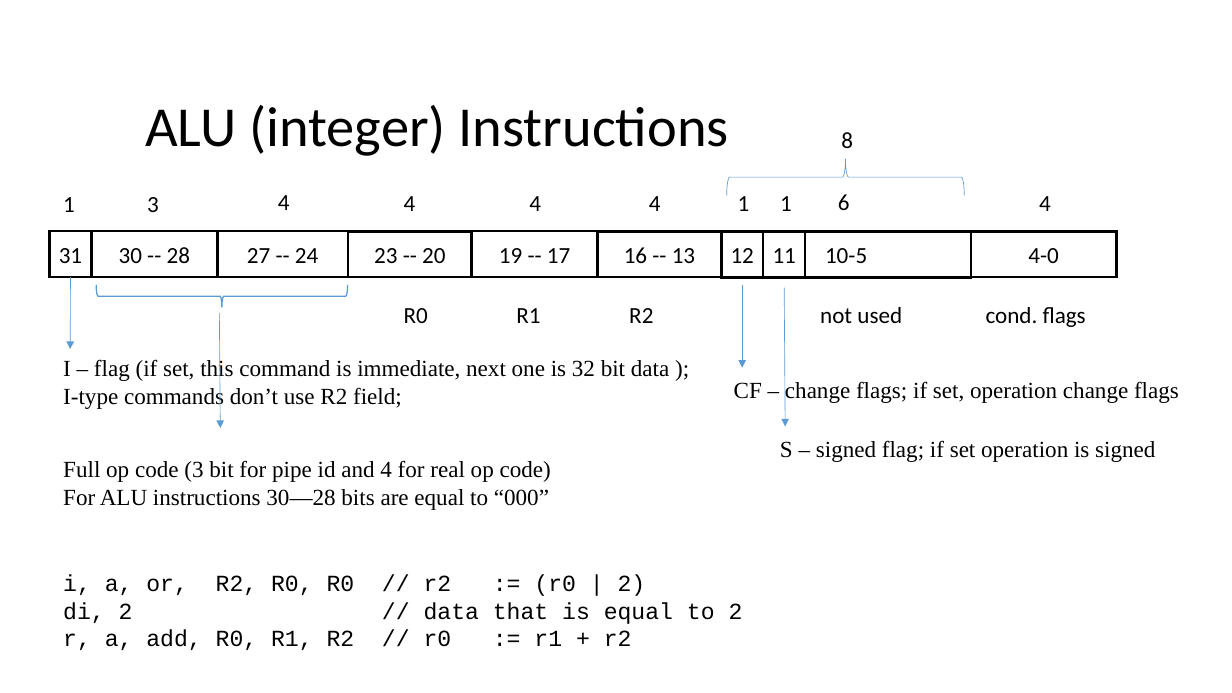
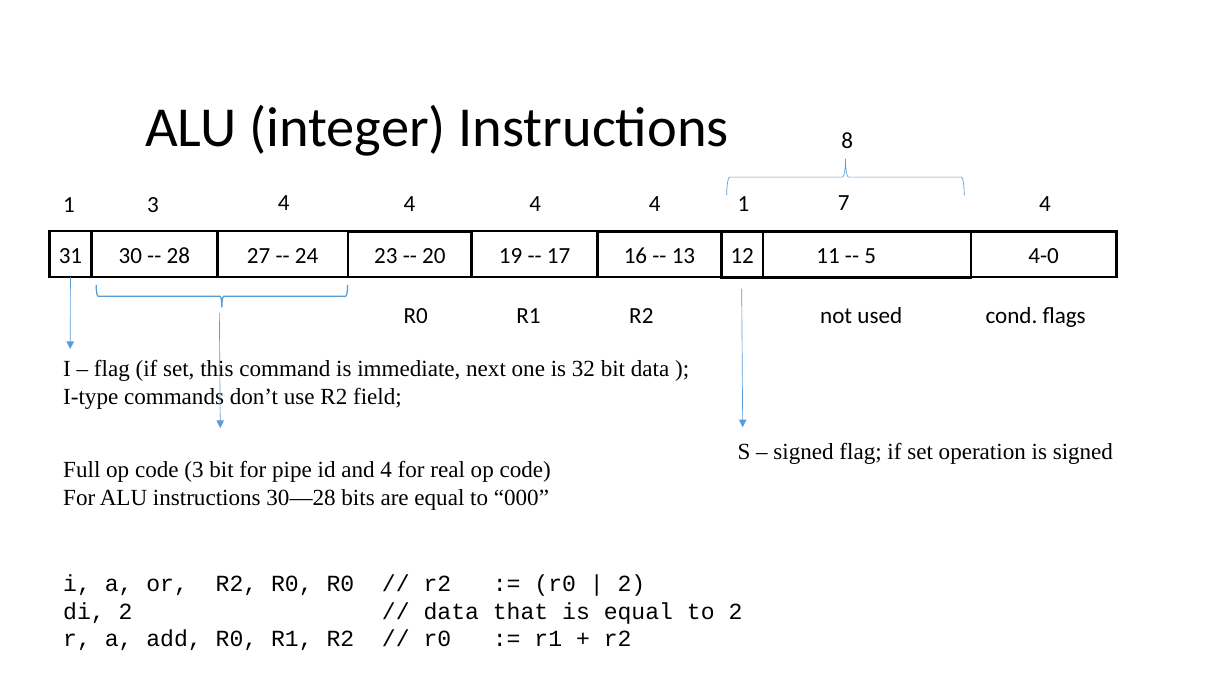
Before and after one commit to FROL256/argon-cpu, a slide deck: slide 2 of DOC/01_isa_encoding.pptx. Drawn at 1232x693 pixels with LibreOffice and Linux fonts; fonts in the diff are those of the drawing. Boxes give left, top, right and bottom in pixels: in the first picture for what was removed or moved away, otherwise in the second. Text is boxed around its words. In the diff, an @@ line names an element or a change of style, - is before the commit and + after.

Commit message:
remove cf flag; introduce cmp command instead;

```diff
--- a/DOC/01_isa_encoding.pptx
+++ b/DOC/01_isa_encoding.pptx
@@ text removed at [780,196,792,211] @@
-1
@@ text at [838,195,850,210]: text changed @@
-6
+7
@@ rectangle removed at [763,231,805,276] @@
-11
@@ text in rectangle at [816,248,876,263]: text changed @@
-10-5
+11 -- 5
@@ arrow moved from (785, 287) - (786, 427) to (742, 288) - (743, 427) @@
@@ arrow removed from (742, 286) to (742, 368) @@
@@ text removed at [734,381,1179,404] @@
-CF – change flags; if set, operation change flags
@@ text "S – signed flag; if ...": place and size @@
-text "S – signed flag; if ..." at [780,440,1155,462]
+text "S – signed flag; if ..." at [738,442,1113,464]
```
Also in this commit, not shown: 11 other files.
